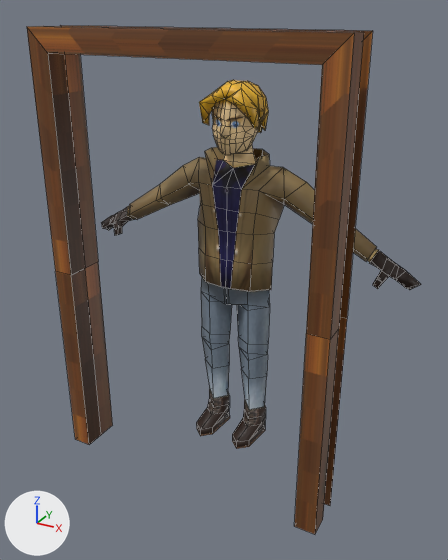
One commit to the Blender file res/models/gy/gy.blend: the scene before it, then after it.
Rendered twice from a 50 mm camera at (4.07, -7.73, 6.52) aimed at (0.14, -0.58, 2.95). Arrows for +X, +Y and +Z are at lower left; the lights stay in place. Mesh edges are drawn as thin lines.
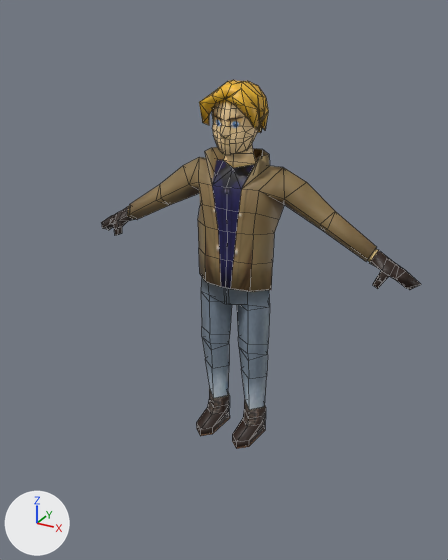
What differs and where, as boxes (x1, y1, x2, y2) in the pictures (448 x 560 px):
```json
{"object": "Plane.102", "change": "hidden", "before": [27, 26, 364, 534], "on screen": "brown"}
{"object": "Plane.072", "change": "hidden", "before": [48, 25, 373, 506], "on screen": "brown"}
```

Edits to the scene script, one JSON object a line:
```json
{"op": "add", "block": "ob_plane_072", "code": "ob_plane_072.hide_set(True)"}
{"op": "add", "block": "ob_plane_102", "code": "ob_plane_102.hide_set(True)"}
```
